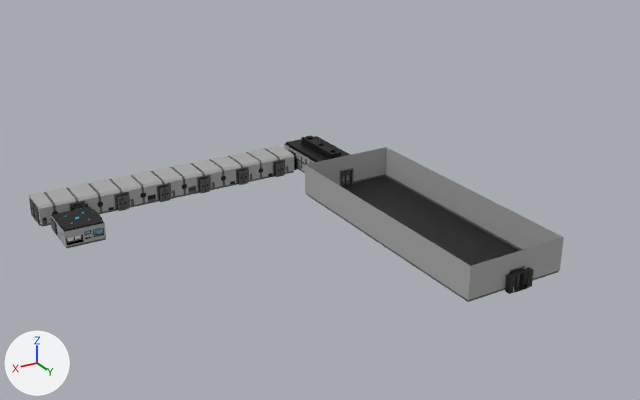
The FBX model Assets/Models/MiscellaneousModels/HangarV1/IntroSequenceSetV1.fbx, before and after one commit.
The view is the same before and after, from a camera (50 mm lens) standing at (33.1, 119.6, 57.5) and looking at (-29.5, 15.2, 5.4). The axes (+X, +Y, +Z) are drawn at lower left. The lights are the same throughout. The older version comes first. Where no turn or scale is listed for an object, it has been applied to the vertices.

Names of what the first picture shows: 'IntroSequenceBuilding' and 2 more.
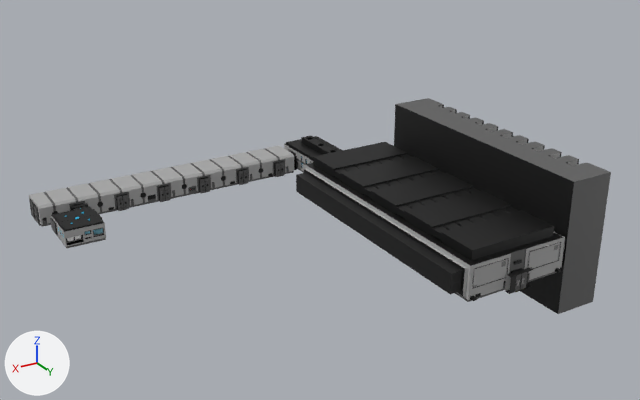
Commit message: Intro Sequence Progress

Location of each change, [x1, y1, x2, y2] in pixels of the pictures (640 x 400 px):
'IntroSequenceBuilding', reshaped
    before: [29, 136, 564, 302]
    after: [29, 98, 611, 314]
'IntroSequenceBuildingItemStorageExitDoorLeft', added
    after: [520, 272, 527, 290]
'IntroSequenceBuildingItemStorageExitDoorRight', added
    after: [515, 274, 521, 291]
part 1 of me_plane_001, built on
    before: [305, 147, 564, 300]
    after: [296, 98, 611, 314]

The change in detail:
Picture 'SCCStorageLogo.png' (img_sccstoragelogo_png) is new.
Material 'IntroSequenceDarkGrayDoubleSided' (mat_introsequencedarkgraydoublesided) is new.
Its base color is (0.00719, 0.00674, 0.0067) (black #141313).
Material 'IntroSequenceStorageSCCLogo' (mat_introsequencestoragescclogo) is new.
Its texture is img_sccstoragelogo_png (with its transparency).
Material 'IntroSequencePanelGrayDoubleSided' (mat_introsequencepanelgraydoublesided) is new.
Its base color is (0.042, 0.042, 0.042) (dark grey #3a3a3a).
Material 'IntroSequenceGlassTube' (mat_introsequenceglasstube) is new.
Its base color is (0.152, 0.747, 0.8) (cyan #6de0e7).
me_plane_001 is used by ob_introsequencebuilding; location (0.0, 0.0, 0.0).
me_plane_001 had 35907 vertices, 44545 faces and spanned x -51.3..6.3, y -15.0..44.5, z -0.1..5.3.
me_plane_001 now has 60794 vertices, 73155 faces and spans x -59.6..6.3, y -15.0..44.4, z -7.3..13.0.
me_plane_001 part 1: 12 vertices removed from x -44.5..-41.8, y 1.2..44.4, z 2.5..2.8; 23694 vertices added at x -59.6..-32.8, y 0.6..43.8, z -7.3..13.0.
Other edits to the shape of me_plane_001 do not show in these pictures.
me_plane_001 gains material mat_introsequencedarkgraydoublesided (black #141313).
me_plane_001 gains material mat_introsequencepanelgraydoublesided (dark grey #3a3a3a).
me_plane_001 gains material mat_introsequenceglasstube (cyan #6de0e7).
me_plane_001 gains material mat_introsequencestoragescclogo (picture img_sccstoragelogo_png).
Mesh me_plane_017 is new.
It has 1728 vertices, 2591 faces and spans x -44.18..-43.18, y 43.32..44.17, z 0.0..2.5.
Faces by material slot: [261, 5, 789, 1536].
It uses material mat_introsequencelitgray (grey #aaaaaa).
It uses material mat_introsequencepureblack (black #000000).
It uses material mat_introsequencepanelgray (dark grey #5d5d5d).
It uses material mat_introsequencedarkgray (black #131313).
Mesh me_plane_013 is new.
It has 1728 vertices, 2591 faces and spans x -43.18..-42.18, y 43.32..44.17, z 0.0..2.5.
Faces by material slot: [261, 5, 789, 1536].
It uses material mat_introsequencelitgray (grey #aaaaaa).
It uses material mat_introsequencepureblack (black #000000).
It uses material mat_introsequencepanelgray (dark grey #5d5d5d).
It uses material mat_introsequencedarkgray (black #131313).
Object 'IntroSequenceBuildingItemStorageExitDoorLeft' (ob_introsequencebuildingitemstorageexitdoorleft) is new; it shows me_plane_017.
Its location is (0.0, 0.0, 0.0).
Object 'IntroSequenceBuildingItemStorageExitDoorRight' (ob_introsequencebuildingitemstorageexitdoorright) is new; it shows me_plane_013.
Its location is (0.0, 0.0, 0.0).
